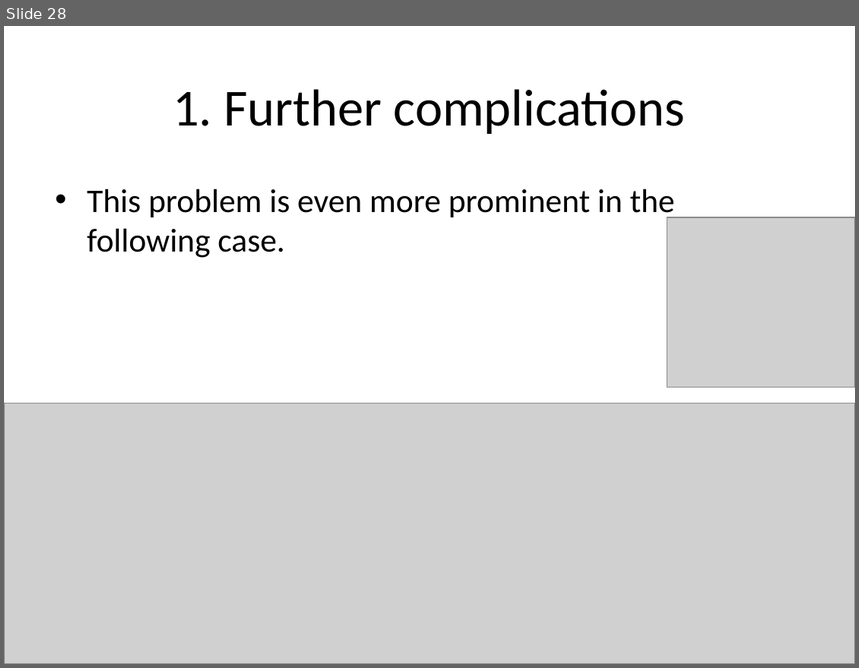
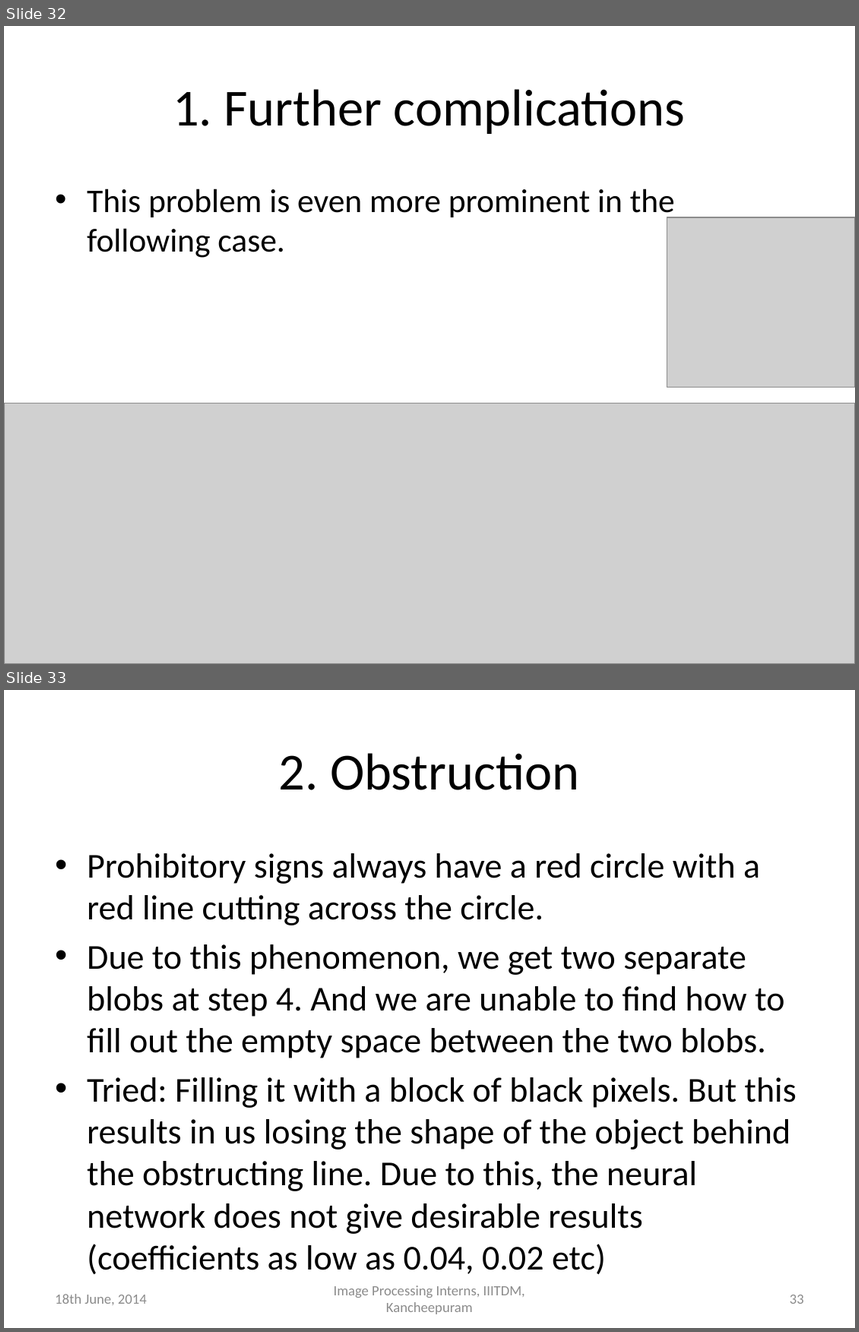
Before and after one commit to defuchocolate/traffic-sign-recog, a slide deck: Presentation1.pptx. Shown one above the other, each under a label of ours: slide 28 before the commit, slides 32 and 33 after it. The pictures are 859x668 and 859x1332 pixels, drawn with LibreOffice and Linux fonts; fonts in the diff are those of the drawing; grey boxes stand for pictures. Boxes give left, top, right and bottom in pixels: in the first picture for what was removed or moved away, otherwise in the second. Text is boxed around its words. In the diff, an @@ line names an element or a change of style, - is before the commit and + after.

Commit message:
Edited the presentation. Almost completed presentation.
Tested the shape recognising module with a blob extracted from a real
image, but that did not work. Will have to work on it more.

```diff
--- a/Presentation1.pptx
+++ b/Presentation1.pptx
@@ slide 33 added at <box>4,690,855,1328</box>, background #FFFFFF @@
@@ title added at <box>279,753,580,790</box>, 44 pt, text #000000 @@
+2. Obstruction
@@ text added at <box>87,853,797,1274</box>, 29.6 pt, text #000000 @@
+• Prohibitory signs always have a red circle with a red line cutting across the circle.
+• Due to this phenomenon, we get two separate blobs at step 4. And we are unable to find how to fill out the empty space between the two blobs.
+• Tried: Filling it with a block of black pixels. But this results in us losing the shape of the object behind the obstructing line. Due to this, the neural network does not give desirable results (coefficients as low as 0.04, 0.02 etc)
@@ text added at <box>55,1294,147,1306</box>, 12 pt, text #8C8C8C @@
+18th June, 2014
@@ text added at <box>334,1286,525,1315</box>, 12 pt, text #8C8C8C @@
+Image Processing Interns, IIITDM, Kancheepuram
@@ page number added at <box>790,1295,804,1304</box>, 12 pt, text #8C8C8C @@
+33
@@ what was slide 28 is now slide 32 @@
```
Also in this commit, not shown: 8 slides changed, 10 other slides added, 15 other files.
